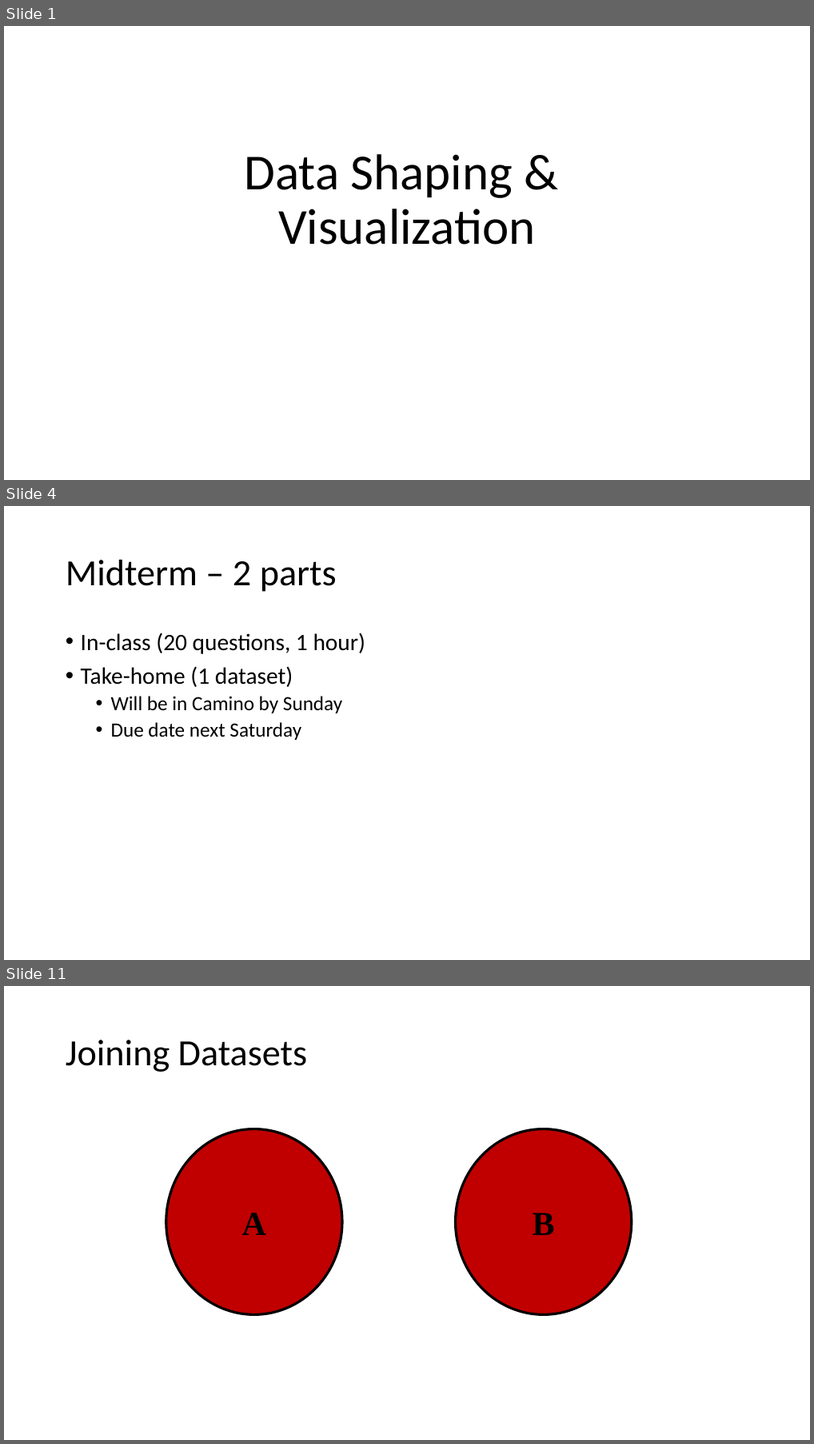
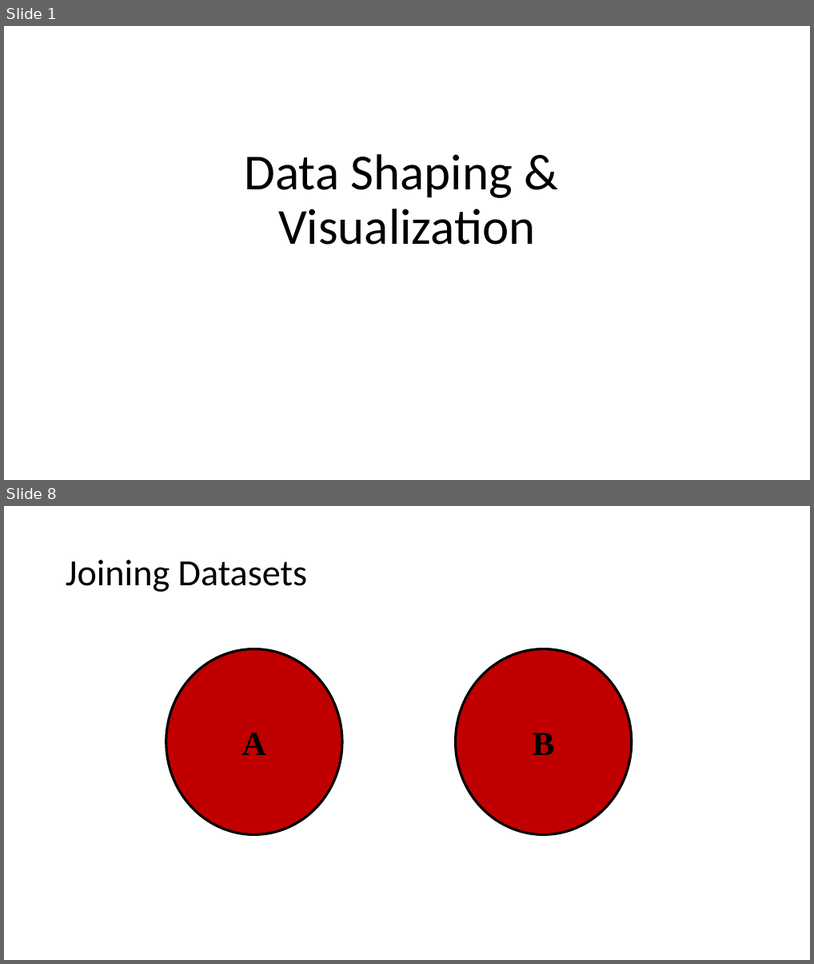
Before and after one commit to philmui/algorithmic-bias-2019, a slide deck: lecture05.viz.data.shaping/lecture05.pptx. Shown one above the other, each under a label of ours: slides 1, 4 and 11 before the commit, slides 1 and 8 after it; the slides between them are not shown. The pictures are 814x1444 and 814x964 pixels, drawn with LibreOffice and Linux fonts; fonts in the diff are those of the drawing. Boxes give left, top, right and bottom in pixels: in the first picture for what was removed or moved away, otherwise in the second. Text is boxed around its words. In the diff, an @@ line names an element or a change of style, - is before the commit and + after.

```diff
--- a/lecture05.viz.data.shaping/lecture05.pptx
+++ b/lecture05.viz.data.shaping/lecture05.pptx
@@ slide 4 removed at (x1=4, y1=506, x2=810, y2=960), background #FFFFFF @@
@@ title removed at (x1=66, y1=560, x2=337, y2=592) @@
-Midterm – 2 parts
@@ text removed at (x1=81, y1=632, x2=366, y2=740) @@
-• In-class (20 questions, 1 hour)
-• Take-home (1 dataset)
-  • Will be in Camino by Sunday
-  • Due date next Saturday
@@ what was slide 11 is now slide 8 @@
```
Also in this commit, not shown: 8 slides changed, 2 other slides removed, 2 other files.
